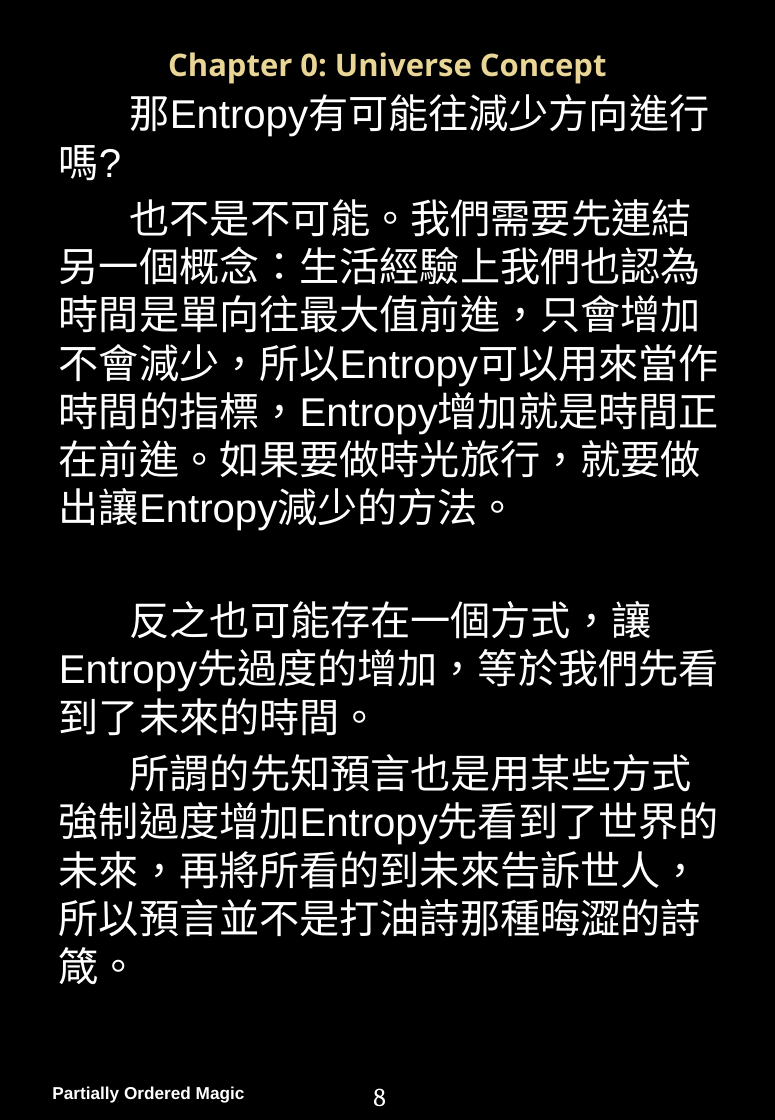
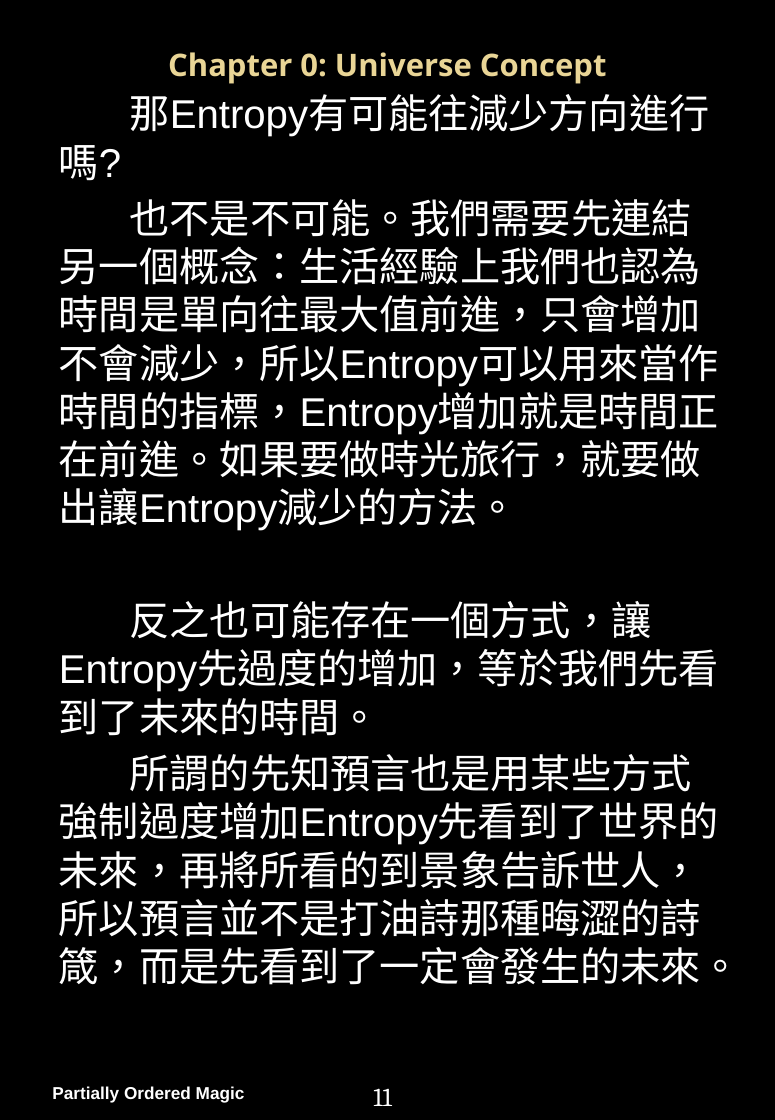
Before and after one commit to PartiallyOrderedMagic/PartiallyOrderedMagic.github.io, a slide deck: slide 12 of MyGame/Partially Ordered Magic Handbook.pptx (slide 9 before the commit). Drawn at 775x1120 pixels with LibreOffice and Linux fonts; fonts in the diff are those of the drawing; background and template pictures are left out. Boxes give left, top, right and bottom in pixels: in the first picture for what was removed or moved away, otherwise in the second. Text is boxed around its words. In the diff, an @@ line names an element or a change of style, - is before the commit and + after.

```diff
--- a/MyGame/Partially Ordered Magic Handbook.pptx
+++ b/MyGame/Partially Ordered Magic Handbook.pptx
@@ text at (59,754,741,985): text changed @@
-所謂的先知預言也是用某些方式強制過度增加Entropy先看到了世界的未來，再將所看的到未來告訴世人，所以預言並不是打油詩那種晦澀的詩箴。
+所謂的先知預言也是用某些方式強制過度增加Entropy先看到了世界的未來，再將所看的到景象告訴世人，所以預言並不是打油詩那種晦澀的詩箴，而是先看到了一定會發生的未來。
@@ page number at (373,1088,392,1106): text changed @@
-8
+11
```
Also in this commit, not shown: 15 other slides changed, 35 slides added, 2 slides removed, 3 other files.
